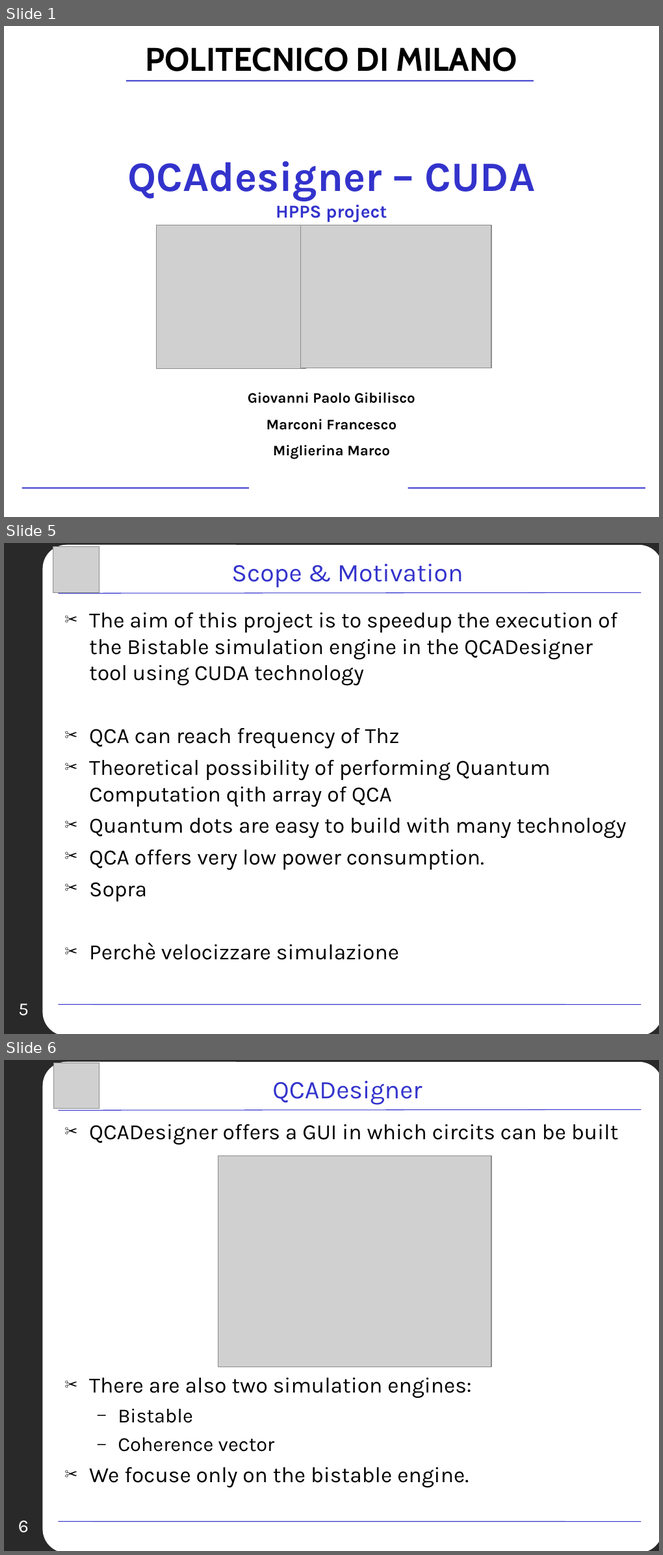
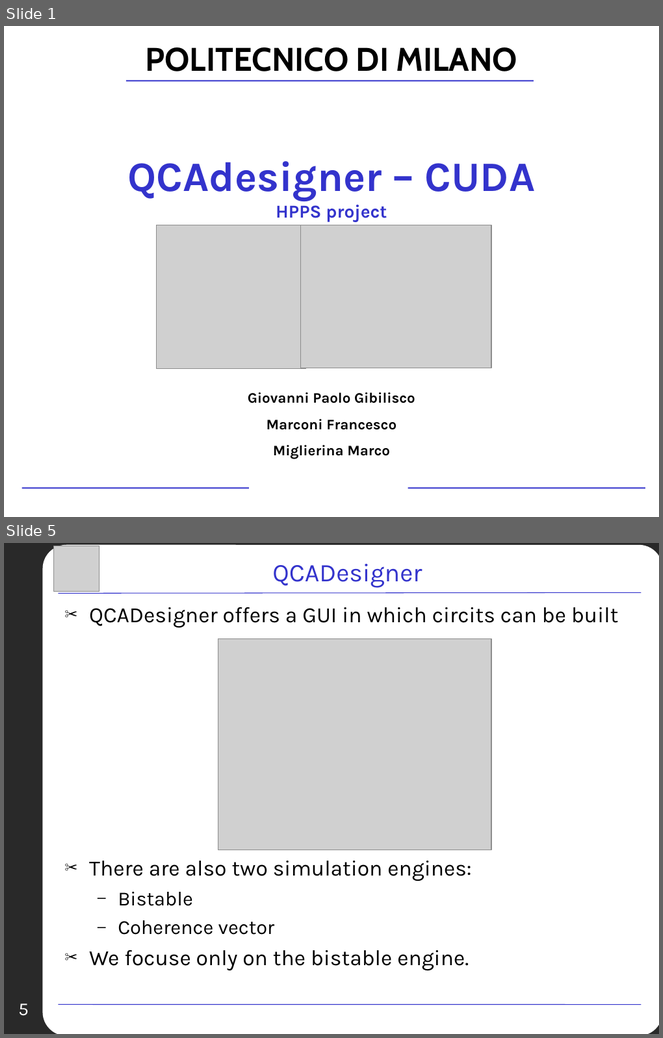
Before and after one commit to Anthz/qcadesigner-cuda, a slide deck: docs/bistable/PPT/Presentation.ppt. Shown one above the other, each under a label of ours: slides 1, 5 and 6 before the commit, slides 1 and 5 after it; the slides between them are not shown. The pictures are 663x1555 and 663x1038 pixels, drawn with LibreOffice and Linux fonts; fonts in the diff are those of the drawing; grey boxes stand for pictures; background and template pictures are left out. Boxes give left, top, right and bottom in pixels: in the first picture for what was removed or moved away, otherwise in the second. Text is boxed around its words. In the diff, an @@ line names an element or a change of style, - is before the commit and + after.

```diff
--- a/docs/bistable/PPT/Presentation.ppt
+++ b/docs/bistable/PPT/Presentation.ppt
@@ slide 5 removed at (4,543,659,1034), background picture (left out); not listed: 3 template elements that a slide beside it also shows @@
@@ picture removed at (53,546,99,592) @@
@@ title removed at (232,564,464,588) @@
-Scope & Motivation
@@ text removed at (89,613,627,960) @@
-✂ The aim of this project is to speedup the execution of the Bistable simulation engine in the QCADesigner tool using CUDA technology
-✂ QCA can reach frequency of Thz
-✂ Theoretical possibility of performing Quantum Computation qith array of QCA
-✂ Quantum dots are easy to build with many technology
-✂ QCA offers very low power consumption.
-✂ Sopra
-✂ Perchè velocizzare simulazione
@@ page number removed at (18,1004,29,1016) @@
-5
@@ what was slide 6 is now slide 5 @@
@@ page number at (18,1004,29,1016): text changed @@
-6
+5
```
Also in this commit, not shown: 11 slides changed, 4 slides added, 2 other slides removed, 1 other file.
